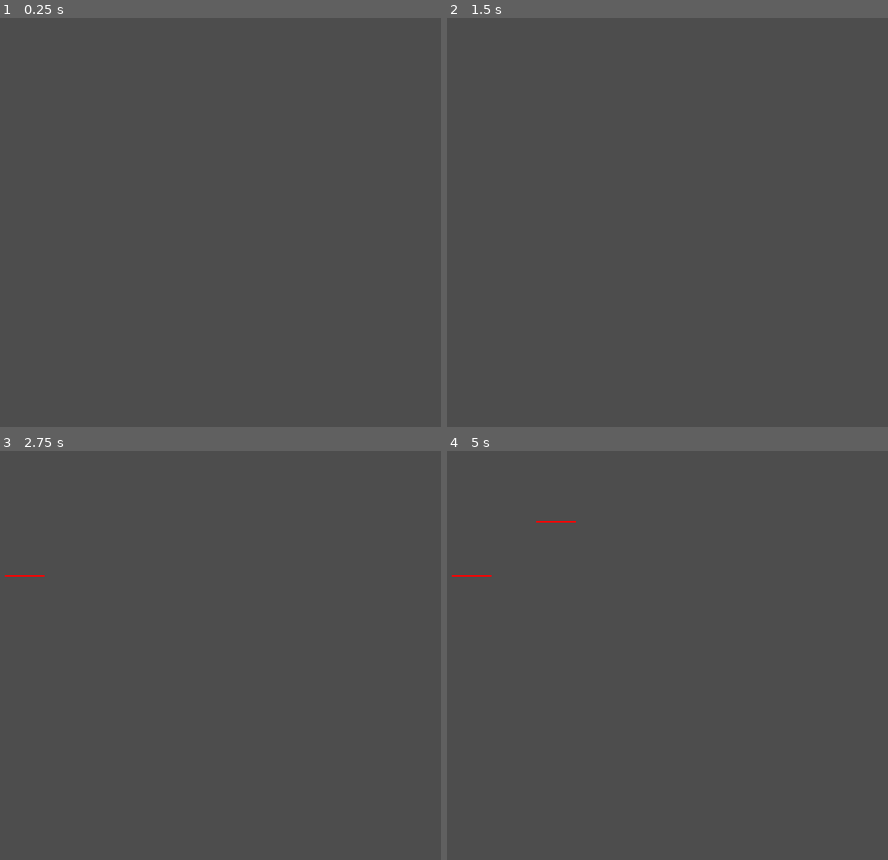
Above: before the commit, frames 1-4 (two rows, left to right).
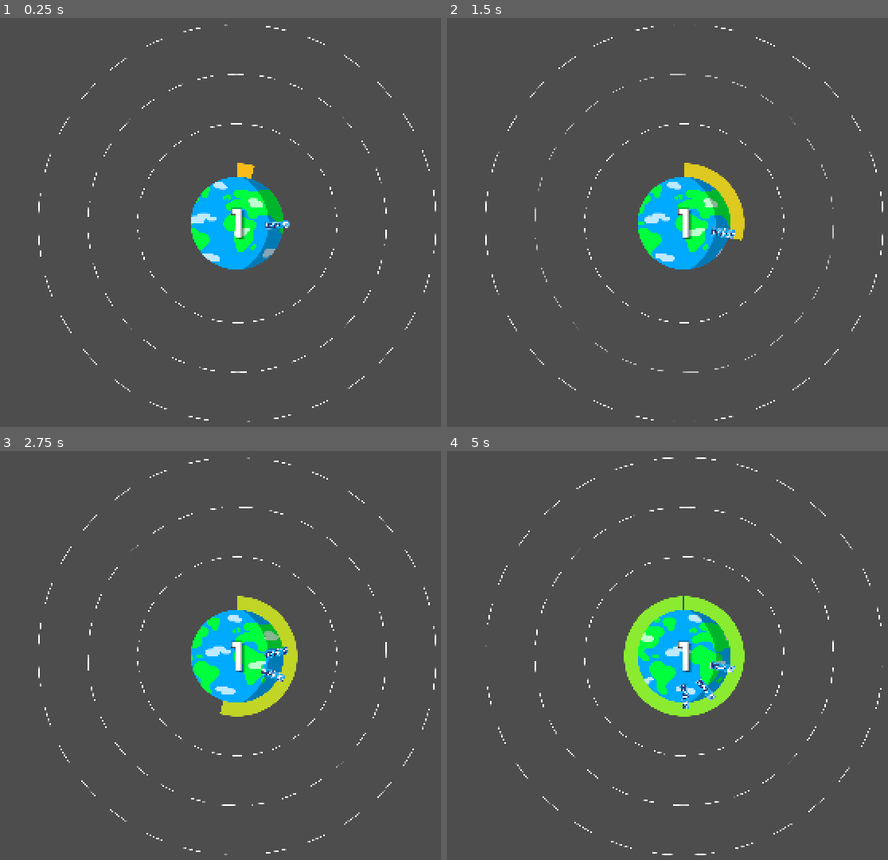
Above: after the commit, the same moments.

Repository: Andreas-R/GmtkJam2025
Game: Godot game, scene res://Scenes/Main.tscn
Two runs of this game, one before a commit and one after it. Both use one fixed random seed, a clock stepped at 60 frames per second and the inputs below.
Inputs (mouse positions are in pixels of both pictures, inside the frame that each line leads up to):
- Up to frame 1 (0.25 s): no input
- Up to frame 2 (1.5 s): move the mouse to (826, 197) at 0.52 s; click (826, 197) at 0.6 s; drag from (557, 247) to (654, 320) at 1.27 s
- Up to frame 3 (2.75 s): move the mouse to (299, 553) at 2.02 s; click (299, 553) at 2.1 s
- Up to frame 4 (5 s): drag from (654, 753) to (491, 585) at 2.77 s; move the mouse to (874, 729) at 3.52 s; click (874, 729) at 3.6 s; drag from (491, 585) to (588, 536) at 4.27 s

The runs differ from the first frame. In frame 1, 4.7% of the frame differs, in the area x 8-99%, y 1-99%; in frame 2, 5.3%; in frame 3, 6.0%; in frame 4, 7.2%, in the area x 1-99%, y 1-99%.

Commit message:
main scene

Diff:
--- /dev/null
+++ b/gmtkjam2025/Prefabs/OrbitManager.tscn
@@ -0,0 +1,9 @@
+[gd_scene load_steps=2 format=3 uid="uid://6f3mt2biylhl"]
+
+[ext_resource type="Script" uid="uid://lo8skv2fyfyl" path="res://Scripts/OrbitManager.gd" id="1_tmy4o"]
+
+[node name="OrbitManager" type="Node2D"]
+script = ExtResource("1_tmy4o")
+orbit_radius_offset = 500.0
+orbit_radius_distance = 250.0
+initial_orbits = 3
--- a/gmtkjam2025/Scenes/Main.tscn
+++ b/gmtkjam2025/Scenes/Main.tscn
@@ -1,6 +1,13 @@
-[gd_scene load_steps=2 format=3 uid="uid://bja7h30rfjpk8"]
+[gd_scene load_steps=3 format=3 uid="uid://bja7h30rfjpk8"]
 
-[ext_resource type="Script" uid="uid://sflelaanv23p" path="res://Scripts/Line2D.gd" id="1_r150o"]
+[ext_resource type="PackedScene" uid="uid://jxwaqtrcn11h" path="res://Prefabs/Earth.tscn" id="1_r150o"]
+[ext_resource type="PackedScene" uid="uid://6f3mt2biylhl" path="res://Prefabs/OrbitManager.tscn" id="2_idj7w"]
 
 [node name="Main" type="Node2D"]
-script = ExtResource("1_r150o")
+
+[node name="Camera2D" type="Camera2D" parent="."]
+zoom = Vector2(0.5, 0.5)
+
+[node name="Earth" parent="." instance=ExtResource("1_r150o")]
+
+[node name="OrbitManager" parent="." instance=ExtResource("2_idj7w")]
--- /dev/null
+++ b/gmtkjam2025/Scenes/_OliversLines.tscn
@@ -0,0 +1,6 @@
+[gd_scene load_steps=2 format=3 uid="uid://dtser7fv6npd2"]
+
+[ext_resource type="Script" path="res://Scripts/Line2D.gd" id="1_fdkxr"]
+
+[node name="Main" type="Node2D"]
+script = ExtResource("1_fdkxr")
--- a/gmtkjam2025/Scenes/_Orbits.tscn
+++ b/gmtkjam2025/Scenes/_Orbits.tscn
@@ -1,7 +1,7 @@
 [gd_scene load_steps=3 format=3 uid="uid://ey2wgsswx3cr"]
 
 [ext_resource type="Texture2D" uid="uid://51fof174u8kn" path="res://Sprites/orbit.png" id="1_2tbx1"]
-[ext_resource type="Script" uid="uid://lo8skv2fyfyl" path="res://Scenes/OrbitManager.gd" id="2_6yoey"]
+[ext_resource type="PackedScene" uid="uid://6f3mt2biylhl" path="res://Prefabs/OrbitManager.tscn" id="2_8ufsd"]
 
 [node name="Orbits" type="Node2D"]
 
@@ -10,6 +10,5 @@
 position = Vector2(600, 389)
 texture = ExtResource("1_2tbx1")
 
-[node name="Center" type="Node2D" parent="."]
+[node name="Center" parent="." instance=ExtResource("2_8ufsd")]
 position = Vector2(590, 395)
-script = ExtResource("2_6yoey")
--- a/gmtkjam2025/Scripts/Earth/SatelliteCounter.gd
+++ b/gmtkjam2025/Scripts/Earth/SatelliteCounter.gd
@@ -10,7 +10,7 @@
 @onready var counterLabel: Label = $CounterPivot/CounterLabel
 @onready var progress: TextureProgressBar = $Progress
 
-var satelliteCount: int = 0;
+var satelliteCount: int = 1;
 var spawnTime: float = 5;
 var wobble_tween: Tween
 
@@ -44,6 +44,6 @@
 func update_counter():
     counterLabel.text = str(satelliteCount)
 
-func decreate_counter():
+func decrease_counter():
     satelliteCount -= 1
     counterLabel.text = str(satelliteCount)
--- a/gmtkjam2025/Scripts/Earth/Slingshot.gd
+++ b/gmtkjam2025/Scripts/Earth/Slingshot.gd
@@ -4,7 +4,7 @@
 
 enum SlingshotState {
     IDLE,
-    CHARGING,
+    AIMING,
     SHOOTING,
 }
 
@@ -13,6 +13,7 @@
 @export var max_charge_dist = 300
 
 @onready var main: Node2D = $/root/Main
+@onready var orbitManager: OrbitManager = $/root/Main/OrbitManager
 @onready var earth: Earth = get_parent()
 @onready var pivot: Node2D = $Pivot
 @onready var saddle: Node2D = $Pivot/Saddle
@@ -33,7 +34,7 @@
     match state:
         SlingshotState.IDLE:
             pass
-        SlingshotState.CHARGING:
+        SlingshotState.AIMING:
             var mouse_world_pos = get_global_mouse_position()
             var dir = global_position - mouse_world_pos
             var dist = min(max_charge_dist, dir.length())
@@ -41,7 +42,9 @@
             saddle.position = Vector2(0, dist)
             place_band(band_1, band_1_end)
             place_band(band_2, band_2_end)
-            crosshair.global_position = global_position + dir.normalized() * dist * 5
+            var orbit := orbitManager.get_closest_orbit(global_position + dir.normalized() * dist * 5)
+            crosshair.global_position = global_position + dir.normalized() * orbit.radius
+            orbitManager.target_orbit(orbit)
         SlingshotState.SHOOTING:
             place_band(band_1, band_1_end)
             place_band(band_2, band_2_end)
@@ -49,7 +52,7 @@
     queue_redraw()
 
 func _draw():
-    if state == SlingshotState.CHARGING:
+    if state == SlingshotState.AIMING:
         draw_dashed_line(saddle.global_position, crosshair.global_position, Color.RED, 10, 30, false, true)
 
 func reset_slingshot():
@@ -86,7 +89,7 @@
     satellite.global_rotation = saddle.global_rotation
 
 func start_charging():
-    state = SlingshotState.CHARGING
+    state = SlingshotState.AIMING
 
     reset_slingshot()
     show_slingshot()
@@ -97,23 +100,24 @@
 func start_shooting():
     state = SlingshotState.SHOOTING
 
-    satelliteCounter.decreate_counter()
+    satelliteCounter.decrease_counter()
 
     target_saddle_pos = saddle.position * -0.75
+    var orbit := orbitManager.get_closest_orbit(crosshair.global_position)
 
     if shoot_tween != null:
         shoot_tween.kill()
     shoot_tween = create_tween().set_ease(Tween.EASE_IN)
     shoot_tween.tween_property(saddle, "position", target_saddle_pos, 0.15)
-    shoot_tween.tween_callback(launch_satellite)
+    shoot_tween.tween_callback(func(): launch_satellite(orbit))
     shoot_tween.tween_property(saddle, "position", target_saddle_pos * -0.5, 0.15)
     shoot_tween.tween_property(saddle, "position", target_saddle_pos * 0.25, 0.15)
     shoot_tween.tween_property(saddle, "position", Vector2.ZERO, 0.15)
     shoot_tween.tween_callback(idle_slingshot)
 
-func launch_satellite():
+func launch_satellite(orbit: Orbit):
     satellite.reparent(main)
-    satellite.target(crosshair.global_position)
+    satellite.target(crosshair.global_position, orbit)
     satellite = null
 
 func idle_slingshot():
@@ -132,5 +136,5 @@
         if mouse_event.button_index == MOUSE_BUTTON_LEFT:
             if mouse_event.pressed && state == SlingshotState.IDLE && earth.hovered && satelliteCounter.satelliteCount > 0:
                 start_charging()
-            elif !mouse_event.pressed && state == SlingshotState.CHARGING:
+            elif !mouse_event.pressed && state == SlingshotState.AIMING:
                 start_shooting()
--- a/gmtkjam2025/Scenes/OrbitManager.gd
+++ b/gmtkjam2025/Scripts/OrbitManager.gd
@@ -9,6 +9,7 @@
 @export_range(1, 20) var initial_orbits: int = 2
 
 var _orbits: Array
+var targeted_or
 
 func _ready() -> void:
 	_orbits = get_children().filter(func(c): return c is Orbit).map(func(c): return c.get_typed_script() as Orbit)
@@ -17,11 +18,12 @@
 			add_orbit()
 
 func _process(_delta: float) -> void:
-	if _orbits.size() > 0:
-		var closest_orbit = get_closest_orbit(get_global_mouse_position()) # TODO: Remove test lines
-		for non_targets in _orbits.filter(func(c): return c != closest_orbit):
-			non_targets.untarget()
-		closest_orbit.target()
+	pass
+	# if _orbits.size() > 0:
+	# 	var closest_orbit = get_closest_orbit(get_global_mouse_position()) # TODO: Remove test lines
+	# 	for non_targets in _orbits.filter(func(c): return c != closest_orbit):
+	# 		non_targets.untarget()
+	# 	closest_orbit.target()
 
 
 func add_orbit() -> void:
@@ -35,3 +37,10 @@
 	var orbit_index = round(max(global_position.distance_to(target_position) - orbit_radius_offset, 0) / orbit_radius_distance)
 	var closest_orbit = _orbits.get(clamp(orbit_index, 0, _orbits.size() - 1))
 	return closest_orbit
+
+func target_orbit(target: Orbit) -> void:
+	for orbit: Orbit in _orbits:
+		if orbit == target:
+			orbit.target()
+		else:
+			orbit.untarget()
--- a/gmtkjam2025/Scripts/Satellite.gd
+++ b/gmtkjam2025/Scripts/Satellite.gd
@@ -14,6 +14,7 @@
 var state: SatelliteState = SatelliteState.IDLE
 
 var target_pos: Vector2
+var target_orbit: Orbit
 var speed: float = 0
 
 func _process(delta: float):
@@ -26,11 +27,12 @@
             global_position = global_position.move_toward(target_pos, speed * delta)
 
             if dist < 0.001:
-                # TODO search nearest orbit
+                target_orbit.attach_satellite(self)
                 state = SatelliteState.IN_ORBIT
         SatelliteState.IN_ORBIT:
             pass
 
-func target(pos: Vector2):
+func target(pos: Vector2, orbit: Orbit):
     target_pos = pos
+    target_orbit = orbit
     state = SatelliteState.TARGETING
--- a/gmtkjam2025/Scripts/orbit.gd
+++ b/gmtkjam2025/Scripts/orbit.gd
@@ -92,12 +92,18 @@
     _collider_width = collider_width
 
 func target() -> void:
+    if _state == OrbitState.TARGETTED:
+        return
+
     if _state != OrbitState.DRAGGED:
         _change_state(OrbitState.TARGETTED)
 
 func untarget() -> void:
+    if _state != OrbitState.TARGETTED:
+        return
+
     if _state != OrbitState.DRAGGED:
         _change_state(OrbitState.IDLE)
 
 func attach_satellite(satellite_node: Node) -> void:
-    add_child(satellite_node)
+    satellite_node.reparent(self)
Renamed: gmtkjam2025/Scenes/OrbitManager.gd.uid -> gmtkjam2025/Scripts/OrbitManager.gd.uid
